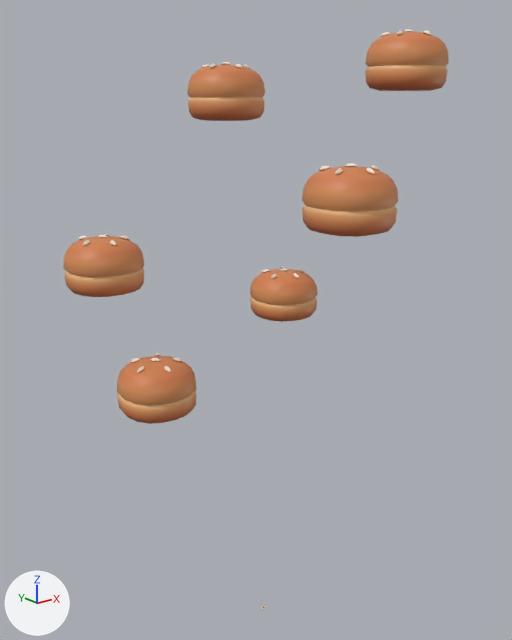
The Blender file art_models/tree2bun3.blend as it was, and as the next commit left it.
One viewpoint serves both versions: a 50 mm camera at (-4.09, -4.98, 5.32) aimed at (-0.15, -0.05, 3.35). The axes (+X, +Y, +Z) are drawn at lower left. The lights are the same throughout. The picture after the commit comes second.

In view in the first picture: 'food_ingredient_bun_Cube.001', 'food_ingredient_bun_Cube.007', 'food_ingredient_bun_Cube.008', 'food_ingredient_bun_Cube.009', 'food_ingredient_bun_Cube.010', 'food_ingredient_bun_Cube.011'.
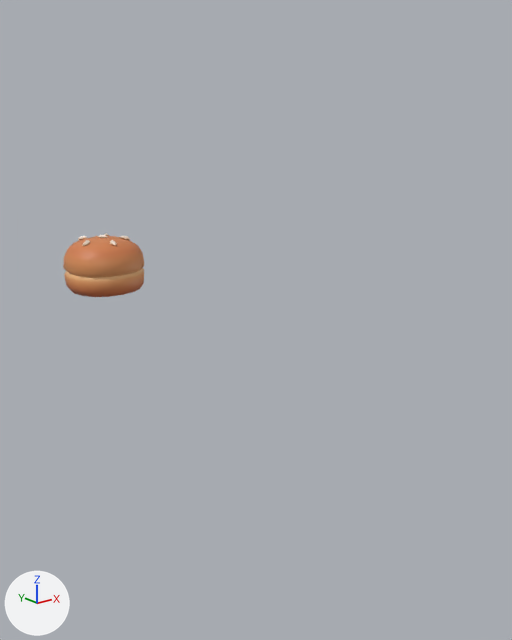
What the commit changed:
Object 'food_ingredient_bun_Cube.007' (ob_food_ingredient_bun_cube_007) is deleted.
Object 'food_ingredient_bun_Cube.008' (ob_food_ingredient_bun_cube_008) is deleted.
Object 'food_ingredient_bun_Cube.009' (ob_food_ingredient_bun_cube_009) is deleted.
Object 'food_ingredient_bun_Cube.010' (ob_food_ingredient_bun_cube_010) is deleted.
Object 'food_ingredient_bun_Cube.011' (ob_food_ingredient_bun_cube_011) is deleted.

Boxes (x1, y1, x2, y2) around the edits, measured in the pictures (512 x 640 px):
'food_ingredient_bun_Cube.011', deleted (orange)
    before: (302, 163, 398, 237)
'food_ingredient_bun_Cube.008', deleted (orange)
    before: (117, 353, 197, 424)
'food_ingredient_bun_Cube.007', deleted (orange)
    before: (365, 29, 449, 91)
'food_ingredient_bun_Cube.010', deleted (orange)
    before: (187, 62, 265, 121)
'food_ingredient_bun_Cube.009', deleted (orange)
    before: (250, 266, 318, 322)
